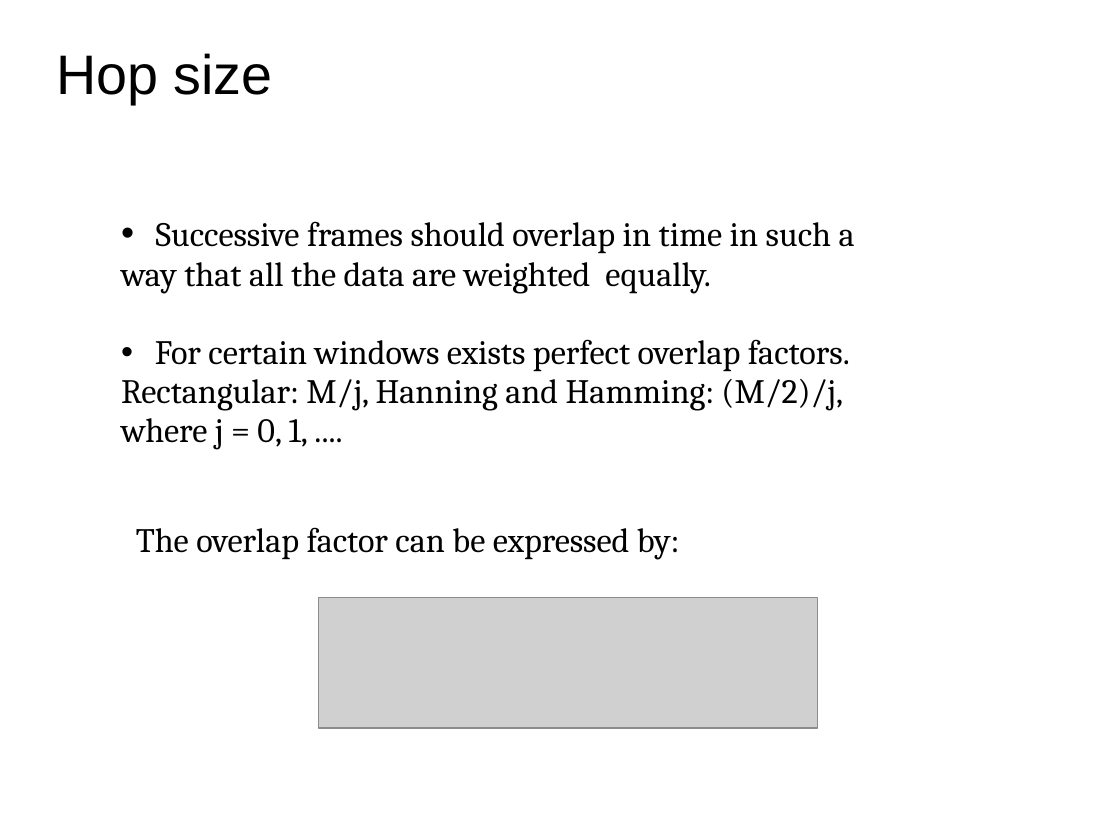
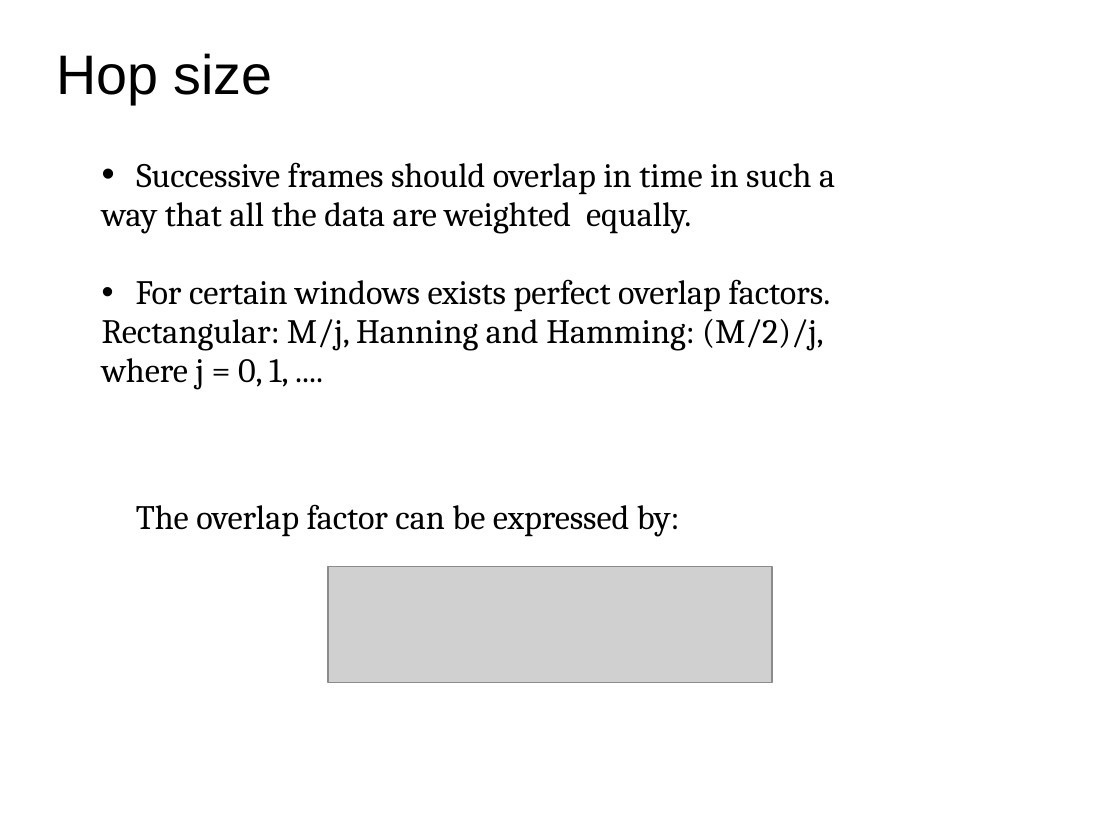
Before and after one commit to MTG/sms-tools, a slide deck: slide 21 of teaching-material/lectures/lect4-STFT/4-STFT.odp (slide 20 before the commit). Drawn at 1120x840 pixels with LibreOffice and Linux fonts; fonts in the diff are those of the drawing; grey boxes stand for pictures. Boxes give left, top, right and bottom in pixels: in the first picture for what was removed or moved away, otherwise in the second. Text is boxed around its words. In the diff, an @@ line names an element or a change of style, - is before the commit and + after.

```diff
--- a/teaching-material/lectures/lect4-STFT/4-STFT.odp
+++ b/teaching-material/lectures/lect4-STFT/4-STFT.odp
@@ text "Successive frames should overlap in ..." moved from (x1=121, y1=221, x2=855, y2=450) to (x1=102, y1=162, x2=835, y2=390) @@
@@ text "The overlap factor can be ..." moved from (x1=136, y1=527, x2=680, y2=559) to (x1=136, y1=504, x2=680, y2=537) @@
@@ picture resized from (x1=318, y1=597, x2=818, y2=728) to (x1=328, y1=567, x2=772, y2=683) @@
```
Also in this commit, not shown: 12 other slides changed, 1 slide added, 15 other files.
